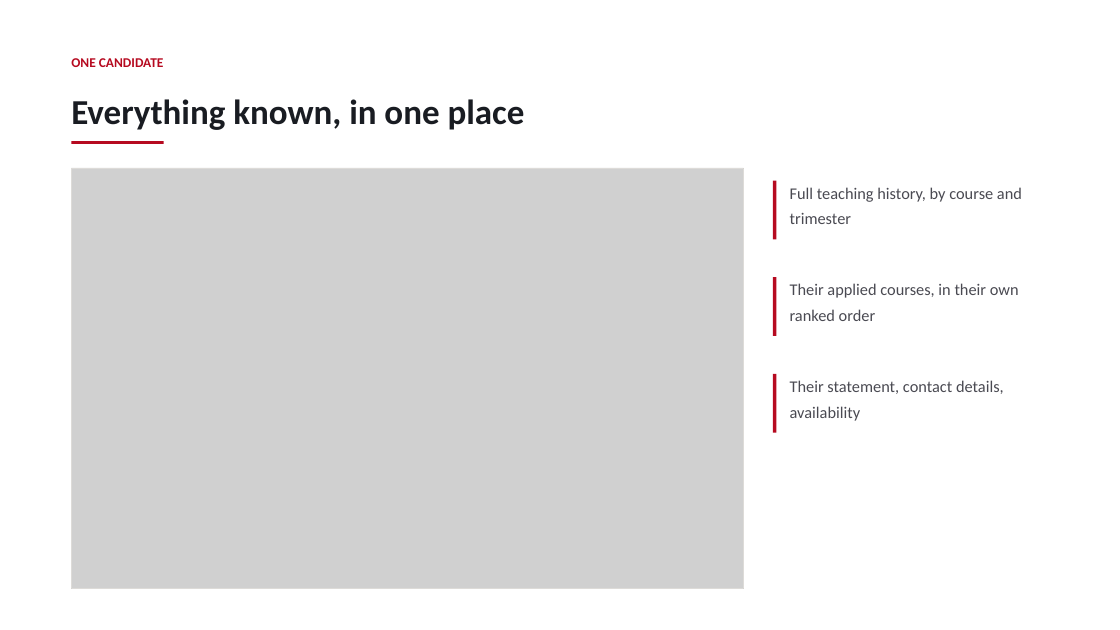
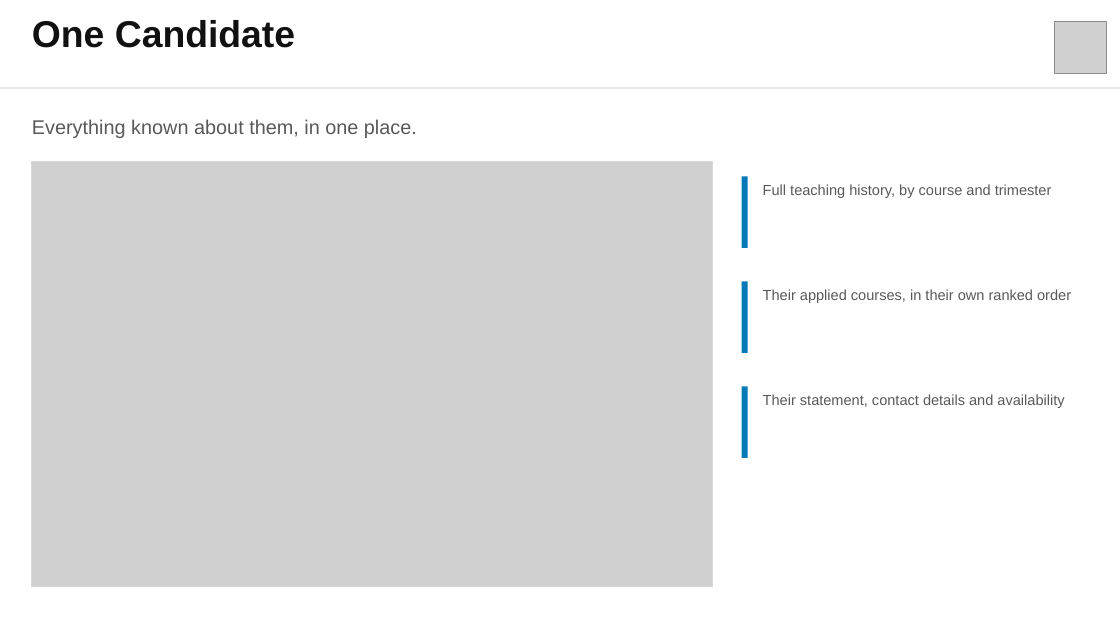
Before and after one commit to WWEISONG/griffith-ict-casual-academic, a slide deck: slide 8 of docs/tutor-program/HoS-briefing.pptx. Drawn at 1120x630 pixels with LibreOffice and Linux fonts; fonts in the diff are those of the drawing; grey boxes stand for pictures. Boxes give left, top, right and bottom in pixels: in the first picture for what was removed or moved away, otherwise in the second. Text is boxed around its words. In the diff, an @@ line names an element or a change of style, - is before the commit and + after.

```diff
--- a/docs/tutor-program/HoS-briefing.pptx
+++ b/docs/tutor-program/HoS-briefing.pptx
@@ text at [32,20,295,48]: text changed; size 11.5 to 32 pt; font Calibri to Arial; text colour #B60A20 to #111111 @@
-ONE CANDIDATE
+One Candidate
@@ picture added at [1054,22,1107,74] @@
@@ rectangle added at [0,87,1120,89], fill #D9D9D9 @@
@@ text at [32,119,417,138]: text changed; size 30 to 17 pt; font Calibri to Arial; text colour #191C22 to #595959; bold off @@
-Everything known, in one place
+Everything known about them, in one place.
@@ rectangle removed at [71,141,164,144] @@
@@ picture: place and size @@
-picture at [71,168,744,588]
+picture at [32,161,712,586]
@@ rectangle: place and size @@
-rectangle at [71,168,744,588]
+rectangle at [32,161,712,586]
@@ rectangle at [32,161,712,586]: outline #DDDBD8 0.75 pt to #D9D9D9 0.75 pt @@
@@ rectangle: place and size @@
-rectangle at [773,181,776,239]
+rectangle at [742,176,748,248]
@@ text "Full teaching history, by course ...": place and size @@
-text "Full teaching history, by course ..." at [790,187,1022,224]
+text "Full teaching history, by course ..." at [763,184,1052,198]
@@ text "Full teaching history, by course ..." at [763,184,1052,198]: size 14 to 12.5 pt, font Calibri to Arial, text colour #4A4A52 to #595959; line spacing 1.3 to 1.35 @@
@@ rectangle: place and size @@
-rectangle at [773,277,776,336]
+rectangle at [742,281,748,353]
@@ text "Their applied courses, in their ..." at [763,289,1071,303]: size 14 to 12.5 pt, font Calibri to Arial, text colour #4A4A52 to #595959; line spacing 1.3 to 1.35 @@
@@ text "Their applied courses, in their ...": place and size @@
-text "Their applied courses, in their ..." at [790,283,1019,321]
+text "Their applied courses, in their ..." at [763,289,1071,303]
@@ fill #B60A20 to #0878B8 in 3 elements at [742,176,748,248], [742,281,748,353], [742,386,748,458] @@
@@ rectangle: place and size @@
-rectangle at [773,374,776,433]
+rectangle at [742,386,748,458]
@@ text at [763,394,1064,408]: text changed; size 14 to 12.5 pt; font Calibri to Arial; text colour #4A4A52 to #595959 @@
-Their statement, contact details, availability
+Their statement, contact details and availability
```
Also in this commit, not shown: 13 other slides changed, 3 other files.
